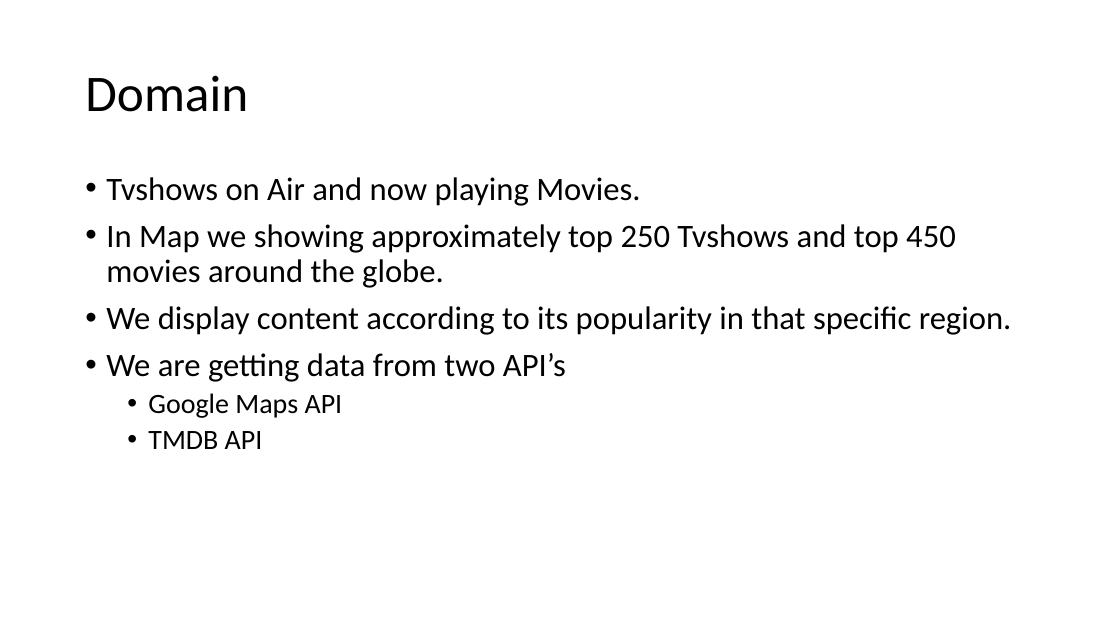
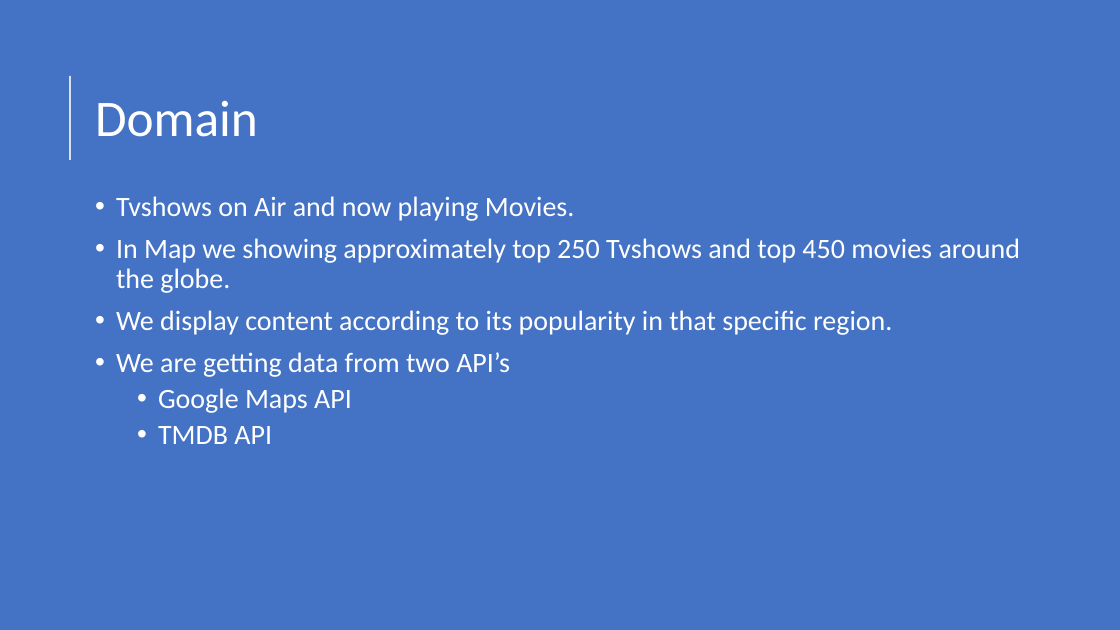
Before and after one commit to akhiln28/ontology_assignment2, a slide deck: slide 2 of presentation.pptx. Drawn at 1120x630 pixels with LibreOffice and Linux fonts; fonts in the diff are those of the drawing. Boxes give left, top, right and bottom in pixels: in the first picture for what was removed or moved away, otherwise in the second. Text is boxed around its words. In the diff, an @@ line names an element or a change of style, - is before the commit and + after.

```diff
--- a/presentation.pptx
+++ b/presentation.pptx
@@ background #FFFFFF to #4472C4 @@
@@ line added from (70, 160) to (70, 76), #FFFFFF 1.5 pt @@
@@ title "Domain" moved from (x1=85, y1=75, x2=248, y2=112) to (x1=95, y1=100, x2=258, y2=137) @@
@@ title "Domain" at (x1=95, y1=100, x2=258, y2=137): text colour #000000 to #FFFFFF @@
@@ text "Tvshows on Air and now ..." moved from (x1=106, y1=177, x2=1012, y2=449) to (x1=116, y1=196, x2=1021, y2=444) @@
@@ text "Tvshows on Air and now ..." at (x1=116, y1=196, x2=1021, y2=444): size 28 to 24 pt, text colour #000000 to #FFFFFF @@
```
Also in this commit, not shown: 6 other slides changed, 1 slide added, 1 other file.
